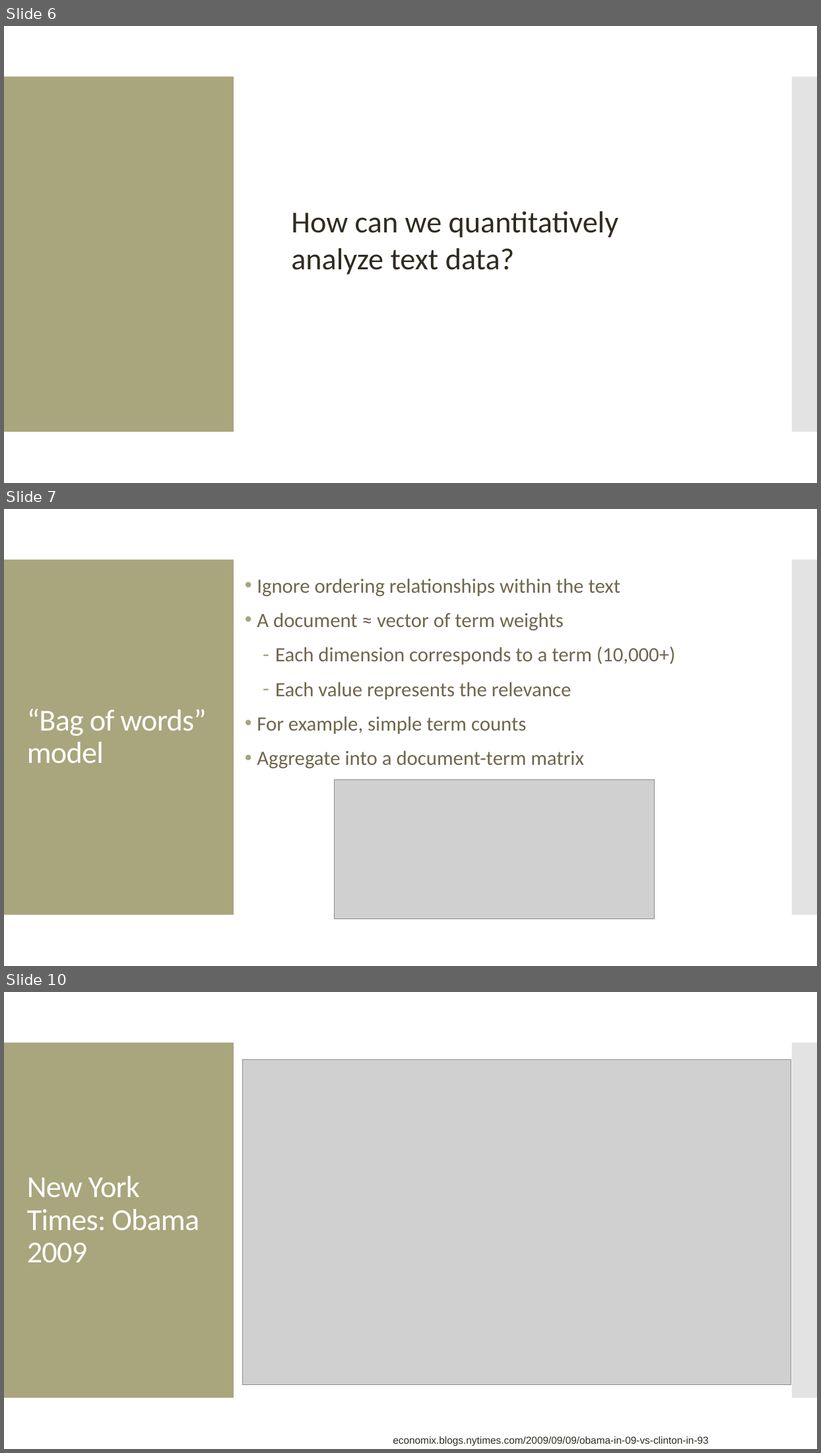
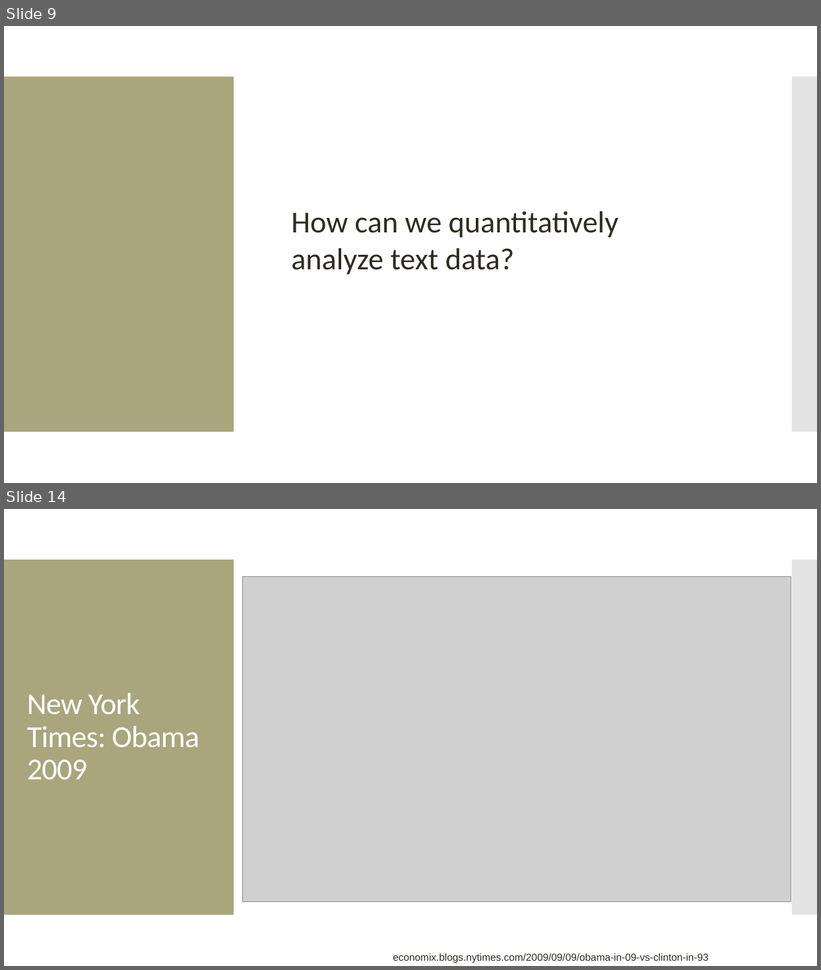
Before and after one commit to amosca01/SDS-CSC109, a slide deck: slides/13-text.pptx. Shown one above the other, each under a label of ours: slides 6, 7 and 10 before the commit, slides 9 and 14 after it; the slides between them are not shown. The pictures are 821x1453 and 821x970 pixels, drawn with LibreOffice and Linux fonts; fonts in the diff are those of the drawing; grey boxes stand for pictures. Boxes give left, top, right and bottom in pixels: in the first picture for what was removed or moved away, otherwise in the second. Text is boxed around its words. In the diff, an @@ line names an element or a change of style, - is before the commit and + after.

```diff
--- a/slides/13-text.pptx
+++ b/slides/13-text.pptx
@@ slide 7 removed at [4, 509, 817, 966], background #FFFFFF; not listed: 2 template elements that a slide beside it also shows @@
@@ text removed at [257, 578, 676, 769] @@
-• Ignore ordering relationships within the text
-• A document ≈ vector of term weights
-  – Each dimension corresponds to a term (10,000+)
-  – Each value represents the relevance
-• For example, simple term counts
-• Aggregate into a document-term matrix
@@ text removed at [27, 709, 206, 763] @@
-“Bag of words” model
@@ picture removed at [335, 780, 655, 920] @@
@@ what was slide 6 is now slide 9 @@
@@ what was slide 10 is now slide 14 @@
```
Also in this commit, not shown: 3 slides changed, 6 slides added, 1 other slide removed, 3 other files.
